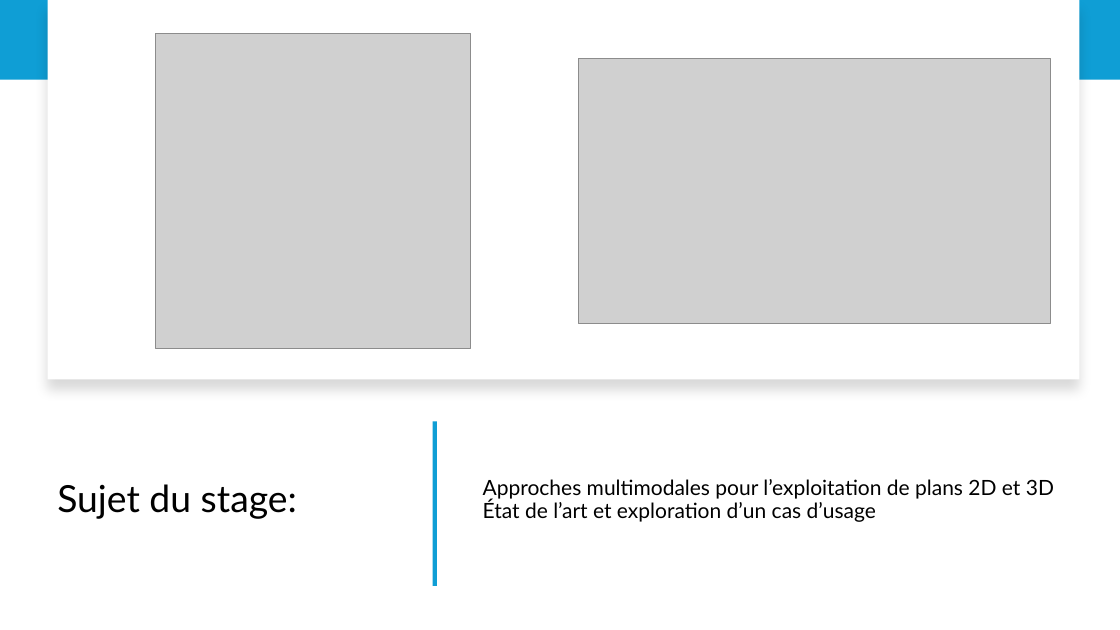
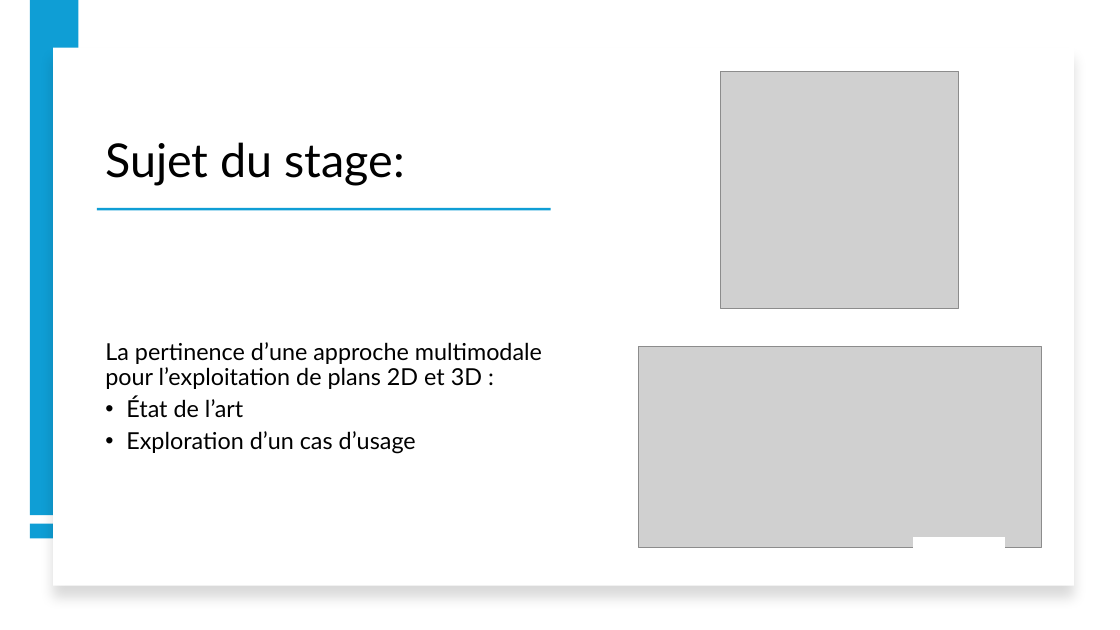
Before and after one commit to IzowRM/Stage-Cetic, a slide deck: slide 2 of TIM Pluo/Slide_Pluo.pptx. Drawn at 1120x630 pixels with LibreOffice and Linux fonts; fonts in the diff are those of the drawing; grey boxes stand for pictures. Boxes give left, top, right and bottom in pixels: in the first picture for what was removed or moved away, otherwise in the second. Text is boxed around its words. In the diff, an @@ line names an element or a change of style, - is before the commit and + after.

```diff
--- a/TIM Pluo/Slide_Pluo.pptx
+++ b/TIM Pluo/Slide_Pluo.pptx
@@ rectangle removed at (x1=0, y1=0, x2=1120, y2=80) @@
@@ rectangle added at (x1=30, y1=0, x2=79, y2=515), fill #0F9ED5 @@
@@ rectangle resized from (x1=48, y1=0, x2=1080, y2=380) to (x1=53, y1=48, x2=1074, y2=586) @@
@@ picture removed at (x1=579, y1=58, x2=1051, y2=323) @@
@@ title "Sujet du stage:" moved from (x1=57, y1=484, x2=297, y2=519) to (x1=105, y1=142, x2=405, y2=186) @@
@@ title "Sujet du stage:" at (x1=105, y1=142, x2=405, y2=186): size 32 to 40 pt; vertical alignment middle to bottom @@
@@ picture resized from (x1=155, y1=34, x2=471, y2=349) to (x1=721, y1=71, x2=959, y2=308) @@
@@ rectangle added at (x1=97, y1=208, x2=550, y2=211), fill #0F9ED5 @@
@@ text at (x1=105, y1=342, x2=542, y2=454): text changed; size 18 to 20 pt @@
-Approches multimodales pour l’exploitation de plans 2D et 3D État de l’art et exploration d’un cas d’usage
+La pertinence d’une approche multimodale pour l’exploitation de plans 2D et 3D :
+• État de l’art
+• Exploration d’un cas d’usage
@@ picture added at (x1=639, y1=347, x2=1042, y2=548) @@
@@ rectangle removed at (x1=433, y1=421, x2=437, y2=586) @@
@@ rectangle added at (x1=30, y1=523, x2=79, y2=538), fill #0F9ED5 @@
```
Also in this commit, not shown: 3 other slides changed, 2 slides removed, 4 other files.
